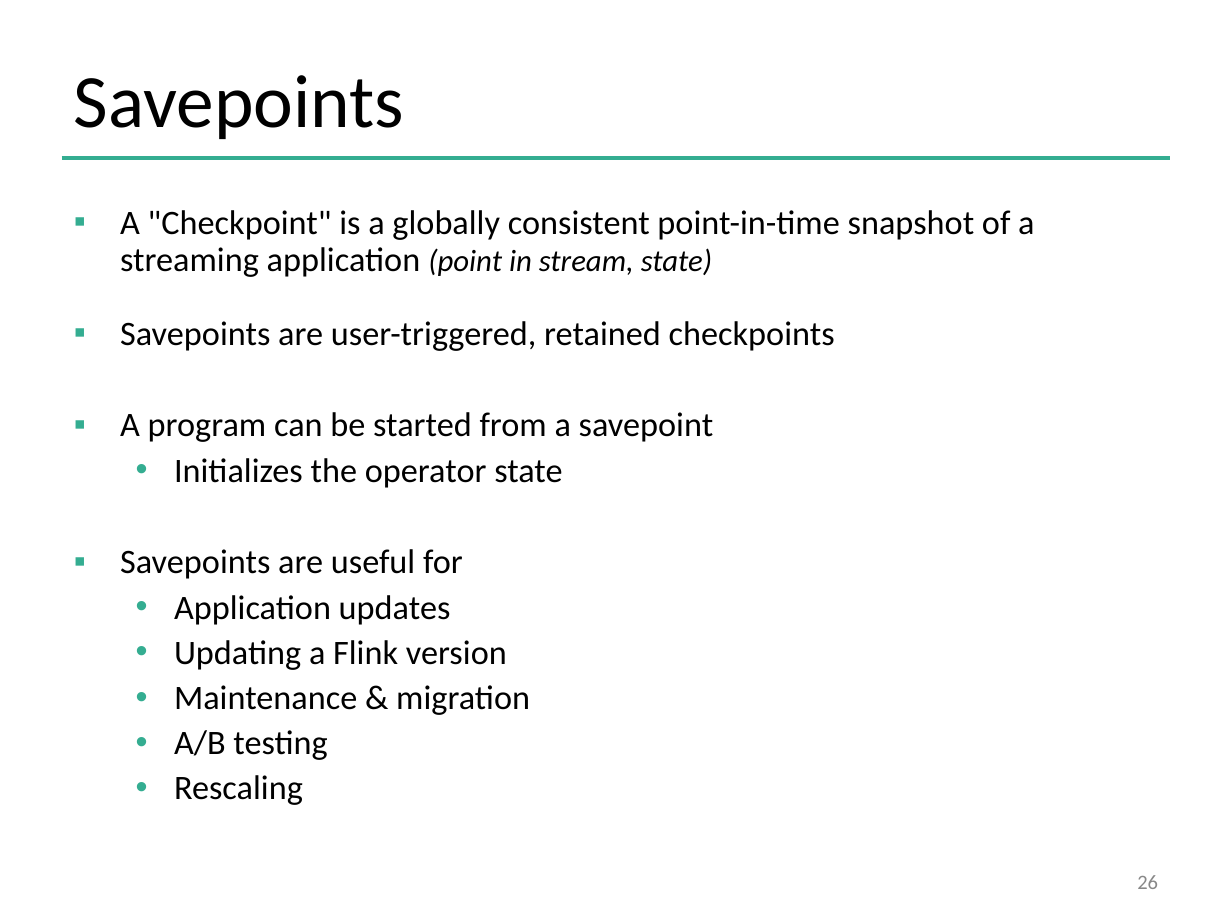
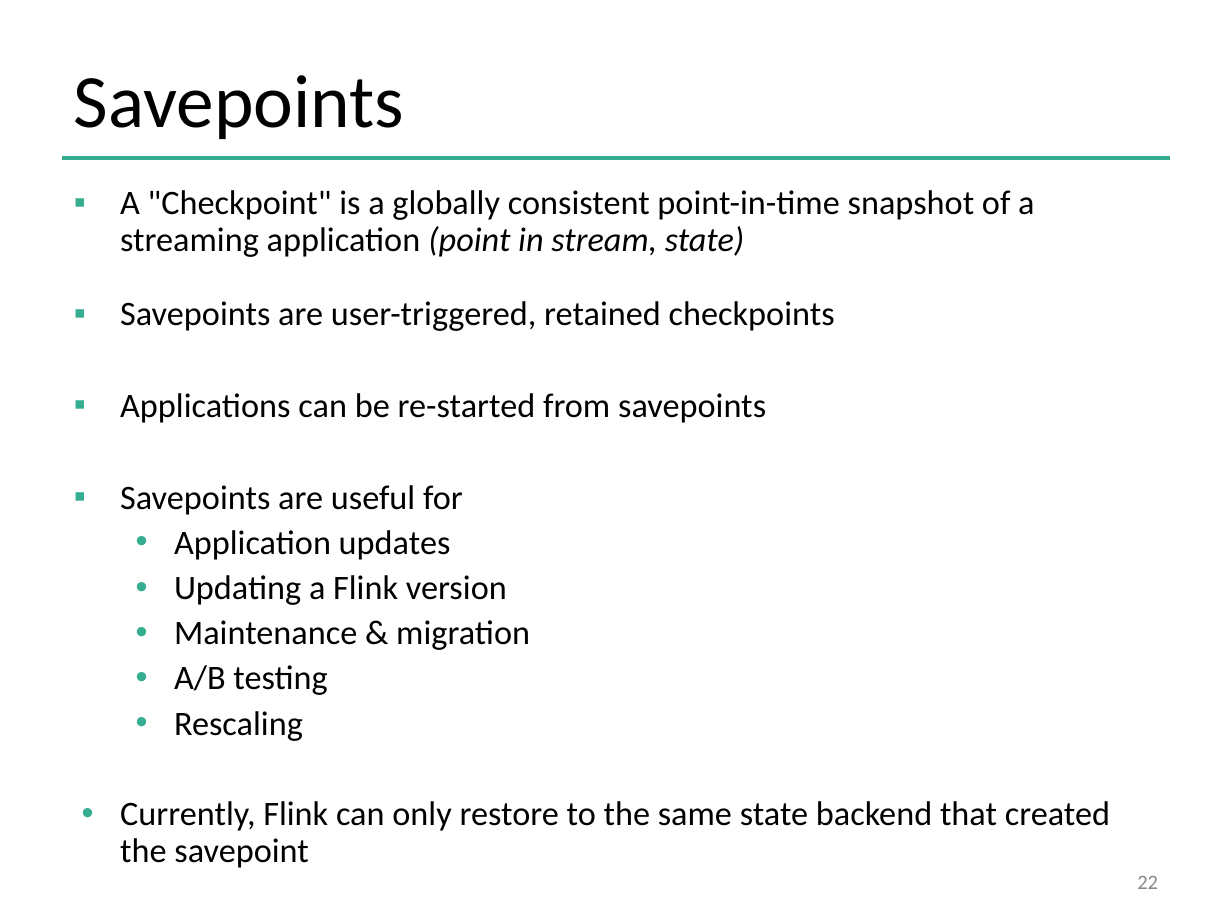
Before and after one commit to dataArtisans/flink-training-web, a slide deck: slide 22 of slides/flink_stream_statefulOps.pptx (slide 26 before the commit). Drawn at 1232x924 pixels with LibreOffice and Linux fonts; fonts in the diff are those of the drawing; background and template pictures are left out. Boxes give left, top, right and bottom in pixels: in the first picture for what was removed or moved away, otherwise in the second. Text is boxed around its words. In the diff, an @@ line names an element or a change of style, - is before the commit and + after.

Commit message:
Updates to setup instructions and slides. Removed custom connector section, moved fault tolerance guarantees to the connector slides.

```diff
--- a/slides/flink_stream_statefulOps.pptx
+++ b/slides/flink_stream_statefulOps.pptx
@@ text "A "Checkpoint" is a globally ...": place and size @@
-text "A "Checkpoint" is a globally ..." at (120, 210, 1034, 805)
+text "A "Checkpoint" is a globally ..." at (120, 190, 1110, 831)
@@ text at (120, 190, 1034, 257): size 18 to 20 pt in "(point in stream, state)" @@
@@ text at (120, 393, 766, 423): text changed @@
-▪ A program can be started from a savepoint
-  • Initializes the operator state
+▪ Applications can be re-started from savepoints
@@ text at (120, 801, 1110, 831): paragraph added @@
+• Currently, Flink can only restore to the same state backend that created the savepoint
@@ page number at (1137, 876, 1158, 889): text changed @@
-26
+22
```
Also in this commit, not shown: 4 other slides changed, 3 slides added, 7 slides removed, 10 other files.
